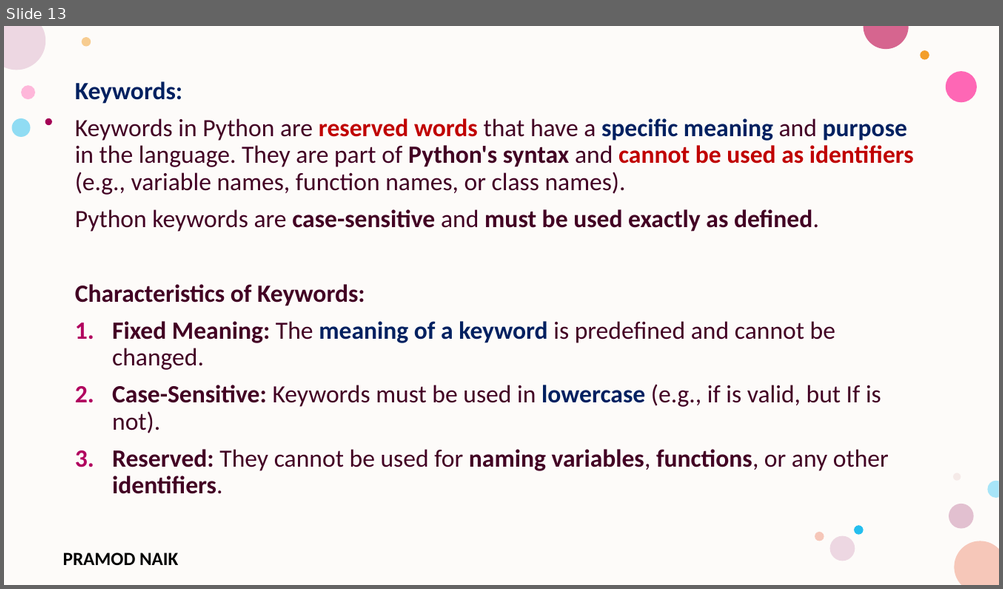
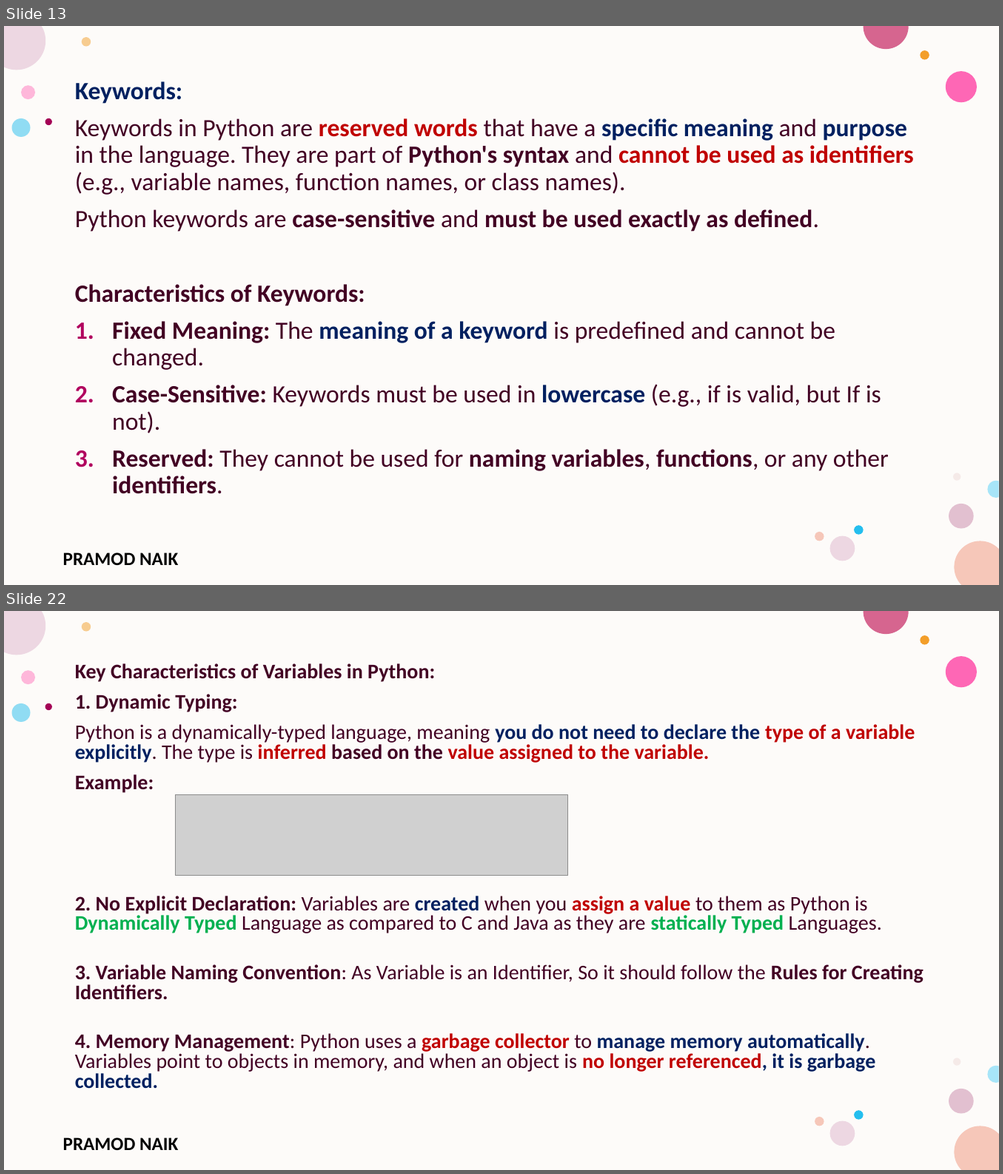
Before and after one commit to PRAMOD-VISHNU-NAIK/MCA-4th-Sem-Python-Shridevi-College, a slide deck: Theory Class-Notes/Module-1 Python Basic Concepts and Programming.pptx. Shown one above the other, each under a label of ours: slide 13 before the commit, slides 13 and 22 after it; the slides between them are not shown. The pictures are 1003x589 and 1003x1174 pixels, drawn with LibreOffice and Linux fonts; fonts in the diff are those of the drawing; grey boxes stand for pictures; background and template pictures are left out. Boxes give left, top, right and bottom in pixels: in the first picture for what was removed or moved away, otherwise in the second. Text is boxed around its words. In the diff, an @@ line names an element or a change of style, - is before the commit and + after.

```diff
--- a/Theory Class-Notes/Module-1 Python Basic Concepts and Programming.pptx
+++ b/Theory Class-Notes/Module-1 Python Basic Concepts and Programming.pptx
@@ slide 22 added at <box>4,611,999,1170</box>, background #FFFFFF; not listed: 17 template elements that a slide beside it also shows @@
@@ text added at <box>75,664,923,1089</box>, 20 pt, text #420023, bold @@
+Key Characteristics of Variables in Python:
+1. Dynamic Typing:
+Python is a dynamically-typed language, meaning you do not need to declare the type of a variable explicitly. The type is inferred based on the value assigned to the variable.
+Example:
+2. No Explicit Declaration: Variables are created when you assign a value to them as Python is Dynamically Typed Language as compared to C and Java as they are statically Typed Languages.
+3. Variable Naming Convention: As Variable is an Identifier, So it should follow the Rules for Creating Identifiers.
+4. Memory Management: Python uses a garbage collector to manage memory automatically. Variables point to objects in memory, and when an object is no longer referenced, it is garbage collected.
@@ picture added at <box>175,795,568,875</box> @@
```
Also in this commit, not shown: 9 slides changed, 6 other slides added, 7 slides removed, 1 other file.
